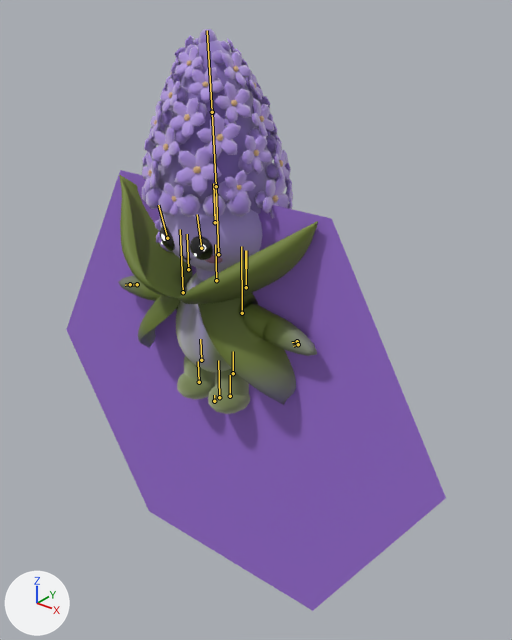
Renders of the glTF model assets/characters/hyacinth.glb from each side of a commit.
Rendered twice from a 50 mm lens placed at (1.67, -1.82, 1.57), pointed at (0.12, 0.12, 0.36). The axes (+X, +Y, +Z) are drawn at lower left. The lights are the same throughout. The first picture is the older version. The bones that bend it are drawn over the model as lines.

Objects in the first picture: 'Hyacinth_Mesh'.
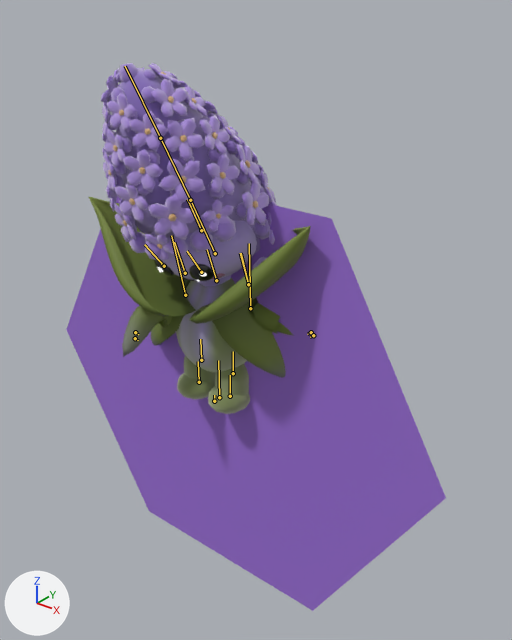
The newer file adds an action. The first version stands in its rest pose; the second is drawn at frame 9 of the action 'Swing'.

The edits, one by one:
Bone 'Spine' (bone_spine) turns from (0, 0, 0) to (18, 8, 3) degrees about its own x, y and z.
Bone 'Head' (bone_head) turns from (0, 0, 0) to (8, 0, 1) degrees about its own x, y and z.
Bone 'Arm_R' (bone_arm_r) turns from (0, 0, 0) to (-27, 71, -24) degrees about its own x, y and z.
Bone 'Hand_R' (bone_hand_r) turns from (0, 0, 0) to (10, 29, -1) degrees about its own x, y and z.
Bone 'Arm_L' (bone_arm_l) turns from (0, 0, 0) to (-16, 0, -2) degrees about its own x, y and z.

Where the change shows, as pixel boxes [x1, y1, x2, y2] in the pictures (512 x 640 px):
'Hyacinth_Mesh', posed: before [66, 29, 446, 611]; after [66, 63, 446, 611]
bone 'Spine', root to tip: before (216, 280) to (215, 244); after (216, 280) to (207, 249)
bone 'Head', root to tip: before (215, 222) to (213, 183); after (201, 230) to (187, 199)
bone 'Arm_R', root to tip: before (183, 292) to (180, 229); after (185, 295) to (171, 235)
bone 'Hand_R', root to tip: before (137, 284) to (132, 285); after (135, 332) to (138, 334)
bone 'Arm_L', root to tip: before (242, 313) to (241, 246); after (250, 308) to (249, 243)
